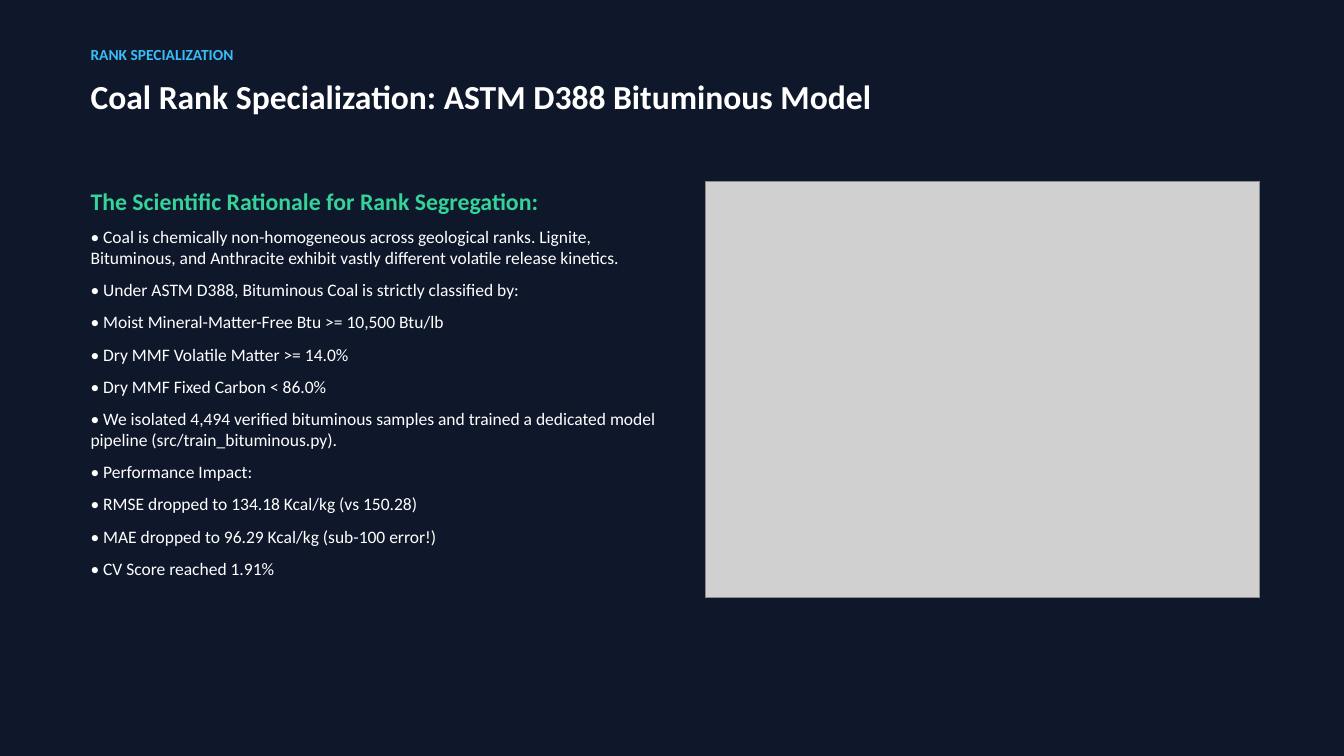
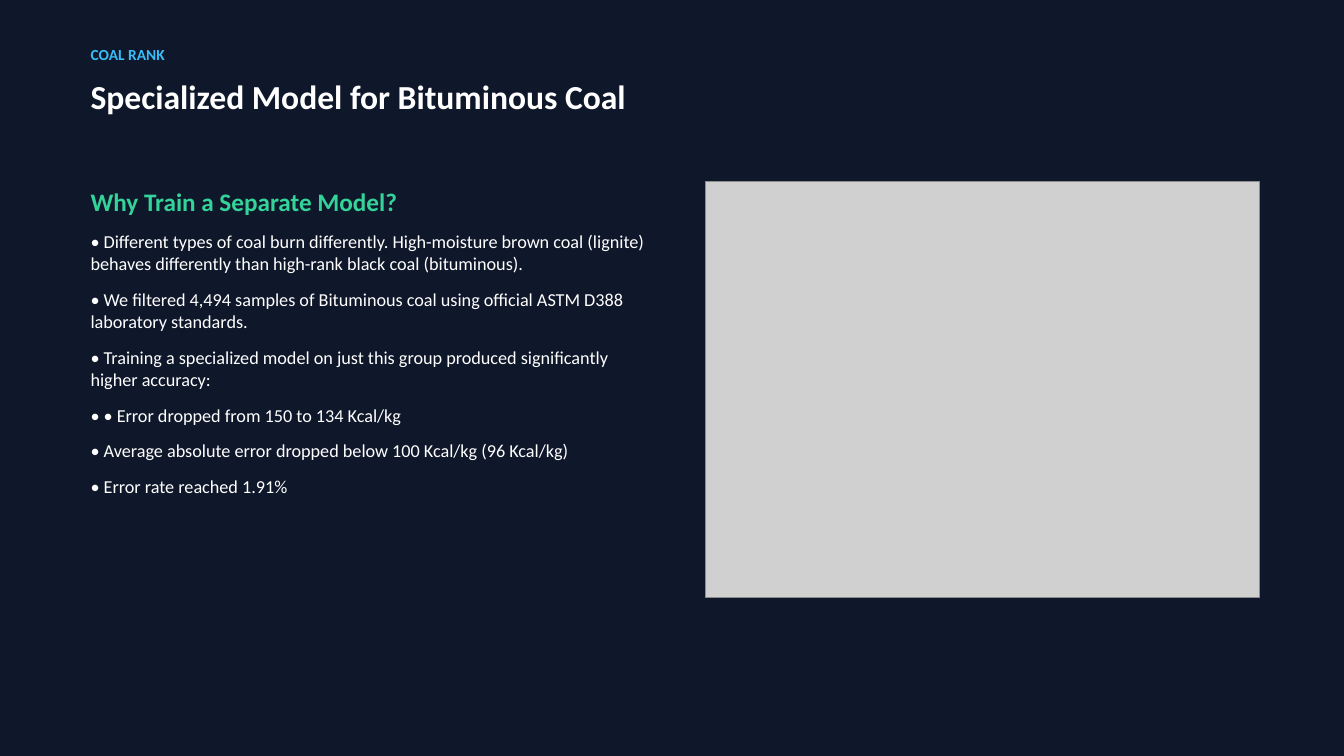
Before and after one commit to anurag-mitti/gcv_predictor, a slide deck: slide 8 of Coal_GCV_Prediction_Presentation.pptx. Drawn at 1344x756 pixels with LibreOffice and Linux fonts; fonts in the diff are those of the drawing; grey boxes stand for pictures. Boxes give left, top, right and bottom in pixels: in the first picture for what was removed or moved away, otherwise in the second. Text is boxed around its words. In the diff, an @@ line names an element or a change of style, - is before the commit and + after.

```diff
--- a/Coal_GCV_Prediction_Presentation.pptx
+++ b/Coal_GCV_Prediction_Presentation.pptx
@@ text at <box>91,50,165,60</box>: text changed @@
-RANK SPECIALIZATION
+COAL RANK
@@ text at <box>91,85,626,115</box>: text changed @@
-Coal Rank Specialization: ASTM D388 Bituminous Model
+Specialized Model for Bituminous Coal
@@ text at <box>91,193,644,493</box>: text changed; size 12.5 to 13 pt @@
-The Scientific Rationale for Rank Segregation:
-• Coal is chemically non-homogeneous across geological ranks. Lignite, Bituminous, and Anthracite exhibit vastly different volatile release kinetics.
-• Under ASTM D388, Bituminous Coal is strictly classified by:
-• Moist Mineral-Matter-Free Btu >= 10,500 Btu/lb
-• Dry MMF Volatile Matter >= 14.0%
-• Dry MMF Fixed Carbon < 86.0%
-• We isolated 4,494 verified bituminous samples and trained a dedicated model pipeline (src/train_bituminous.py).
-• Performance Impact:
-• RMSE dropped to 134.18 Kcal/kg (vs 150.28)
-• MAE dropped to 96.29 Kcal/kg (sub-100 error!)
-• CV Score reached 1.91%
+Why Train a Separate Model?
+• Different types of coal burn differently. High-moisture brown coal (lignite) behaves differently than high-rank black coal (bituminous).
+• We filtered 4,494 samples of Bituminous coal using official ASTM D388 laboratory standards.
+• Training a specialized model on just this group produced significantly higher accuracy:
+• • Error dropped from 150 to 134 Kcal/kg
+• Average absolute error dropped below 100 Kcal/kg (96 Kcal/kg)
+• Error rate reached 1.91%
```
Also in this commit, not shown: 9 other slides changed, 1 slide added, 1 slide removed, 3 other files.
